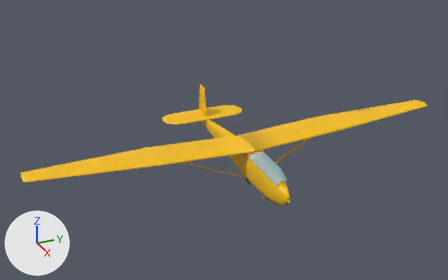
The glTF model unity/Assets/_Project/Resources/Models/glider-2-33-like/glider-2-33-like-own.glb as it was, and as the next commit left it.
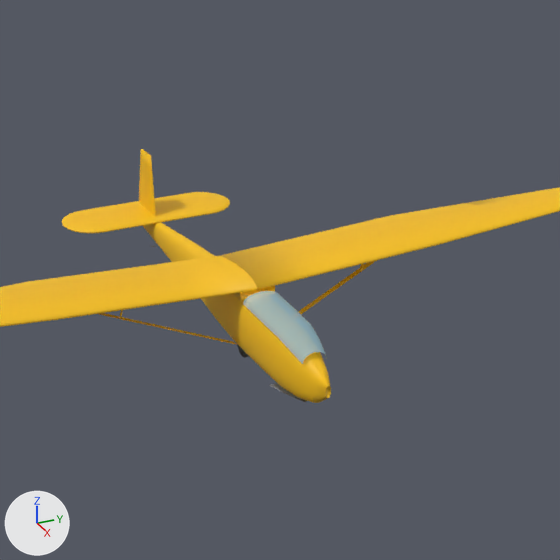
Each version appears first whole from a 50 mm lens placed at (17.91, -9.04, 9.83), pointed at (-1.17, -0.46, 0.3), and next in a close-up on the part from 30% to 89% of the width and 5% to 100% of the height. The lights are fixed; the arrows at lower left show +X, +Y and +Z. The last two pictures show the newer version. Vertices at exactly the same position are counted once.

In view in the first close-up: 'Canopy', 'Fin', 'Fuselage', 'Stab', 'Wing.L', 'Wing.R', 'WingRoot' and 5 more.
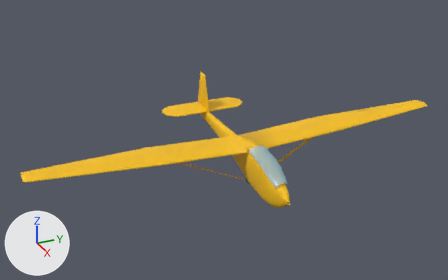
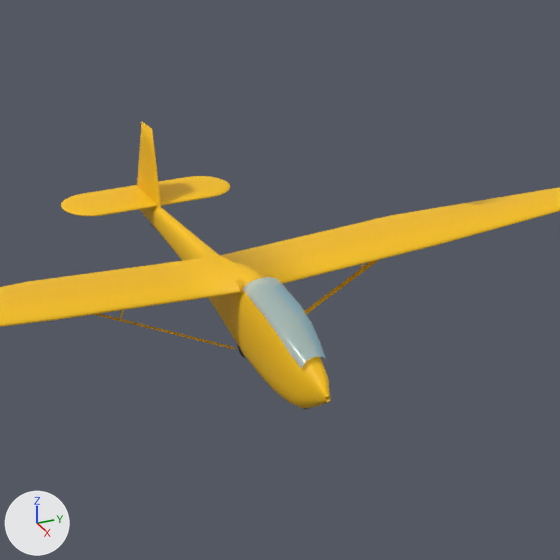
Pixel boxes [x1, y1, x2, y2] of what changed, in the close-ups (560 x 560 px; the box of a moved part takes in the faces that stretch with it):
'Fuselage', reshaped (12% taller)
    before: [143, 222, 331, 403]
    after: [141, 207, 331, 409]
'Stab', moved
    before: [62, 192, 230, 233]
    after: [61, 176, 230, 216]
'Canopy', reshaped (24% taller)
    before: [243, 291, 327, 364]
    after: [243, 277, 327, 368]
'Fin', reshaped
    before: [139, 149, 156, 216]
    after: [137, 122, 161, 212]
'WingRoot', reshaped
    before: [234, 285, 275, 301]
    after: [235, 274, 271, 293]
part 5 of me_wingroot, moved or reshaped (mostly hidden)
    before: [234, 286, 275, 301]
    after: [235, 274, 271, 293]

The change in detail:
me_canopy is used by ob_canopy; location (0.0, 0.0, 0.0).
me_canopy had 90 vertices, 140 faces and spanned x 0.62..2.45, y -0.34..0.34, z 0.08..0.49.
me_canopy now has 90 vertices, 140 faces and spans x 0.62..2.45, y -0.34..0.34, z 0.0..0.73.
me_canopy part 1: 90 of 90 vertices moved; they spanned x 0.62..2.45, y -0.34..0.34, z 0.08..0.49 and now span x 0.62..2.45, y -0.34..0.34, z 0.0..0.73; mean shift (0.0, 0.0, 0.08).
me_fin is used by ob_fin; location (0.0, 0.0, 0.0).
me_fin had 252 vertices, 500 faces and spanned x -4.79..-3.9, y -0.044..0.044, z 0.02..1.3.
me_fin now has 252 vertices, 500 faces and spans x -4.955..-3.535, y -0.071..0.071, z 0.0..1.864.
me_fin part 2: 252 of 252 vertices moved; they spanned x -4.79..-3.9, y -0.044..0.044, z 0.02..1.3 and now span x -4.955..-3.535, y -0.071..0.071, z 0.0..1.864; mean shift (0.087, 0.0, 0.272).
me_fuselage is used by ob_fuselage; location (0.0, 0.0, 0.0).
me_fuselage had 448 vertices, 892 faces and spanned x -4.95..2.9, y -0.34..0.34, z -0.75..0.38.
me_fuselage now has 640 vertices, 1276 faces and spans x -4.95..2.9, y -0.34..0.34, z -0.95..0.66.
me_fuselage part 3: 448 vertices removed from x -4.95..2.9, y -0.34..0.34, z -0.75..0.38; 640 vertices added at x -4.95..2.9, y -0.34..0.34, z -0.95..0.66.
me_stab is used by ob_stab; location (0.0, 0.0, 0.0).
me_stab had 828 vertices, 1652 faces and spanned x -4.93..-3.73, y -1.75..1.75, z 0.01..0.13.
me_stab now has 828 vertices, 1652 faces and spans x -4.93..-3.73, y -1.75..1.75, z 0.36..0.48.
me_stab part 4: the whole mesh is moved by (0.0, 0.0, 0.35).
me_wingroot is used by ob_wingroot; location (0.0, 0.0, 0.0).
me_wingroot had 16 vertices, 28 faces and spanned x -0.948..0.491, y -0.317..0.317, z 0.272..0.47.
me_wingroot now has 16 vertices, 28 faces and spans x -0.948..0.491, y -0.317..0.317, z 0.365..0.589.
me_wingroot part 5: 12 of 16 vertices moved; they spanned x -0.948..0.491, y -0.317..0.317, z 0.272..0.47 and now span x -0.948..0.491, y -0.317..0.317, z 0.365..0.589; mean shift (0.0, 0.0, 0.133); largest move (0.022, 0.317, 0.317) -> (0.022, 0.317, 0.589).
